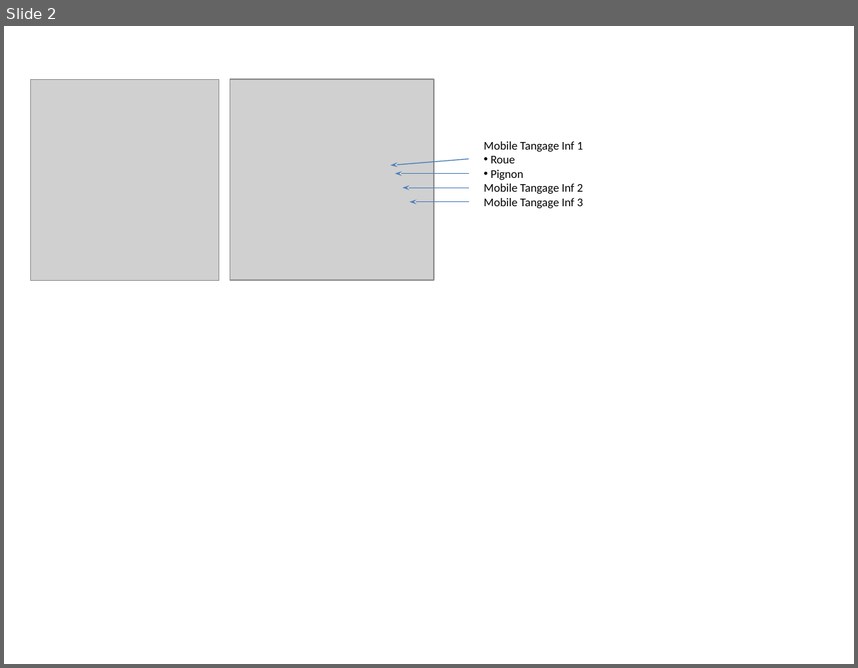
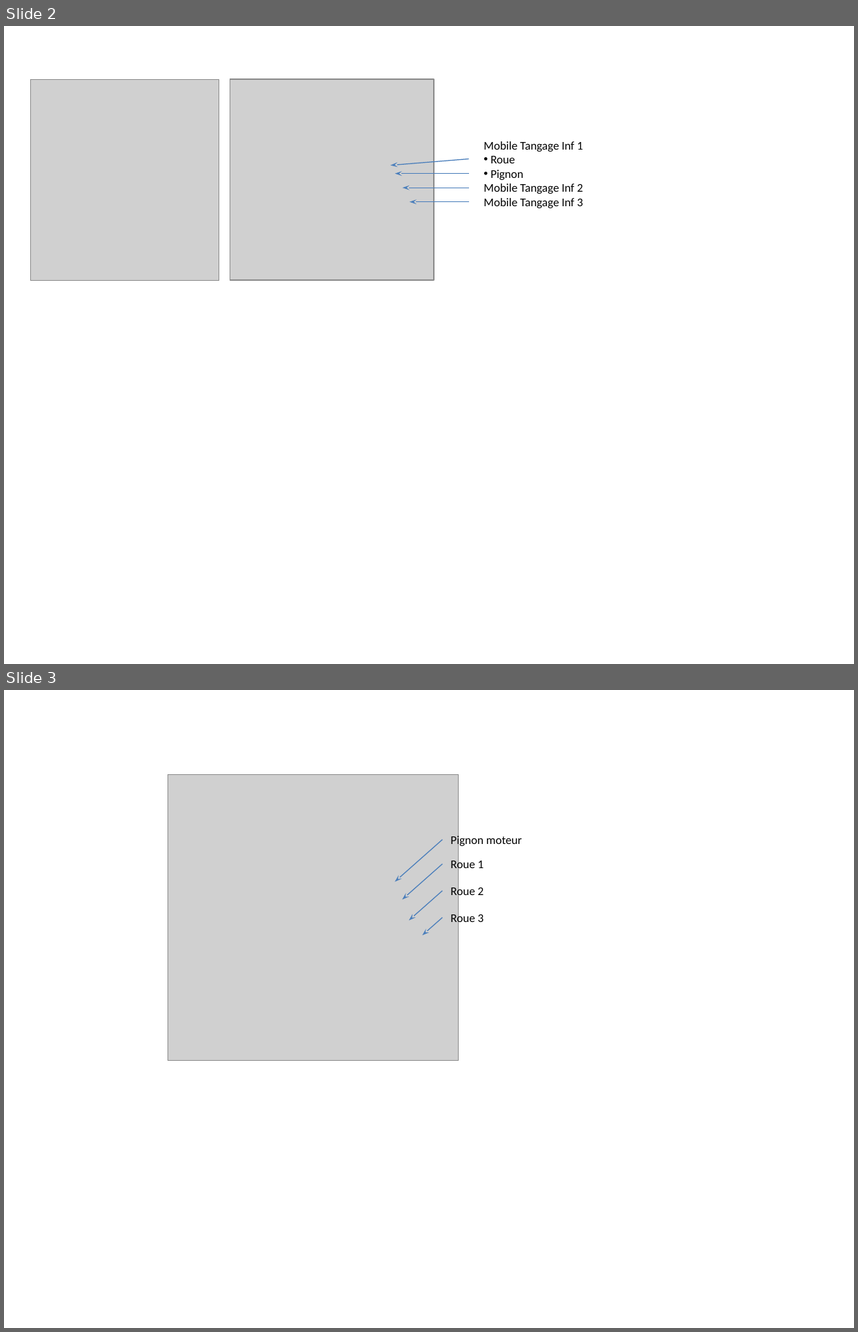
Before and after one commit to xpessoles/03_Etude_Cinematique_Systemes_Solides_Chaine_Energie_Analyser_Modeliser_Resoudre, a slide deck: 06_CinematiquePoint/Applications_02_TransmissionNAO/images/Figures.pptx. Shown one above the other, each under a label of ours: slide 2 before the commit, slides 2 and 3 after it. The pictures are 858x668 and 858x1332 pixels, drawn with LibreOffice and Linux fonts; fonts in the diff are those of the drawing; grey boxes stand for pictures. Boxes give left, top, right and bottom in pixels: in the first picture for what was removed or moved away, otherwise in the second. Text is boxed around its words. In the diff, an @@ line names an element or a change of style, - is before the commit and + after.

```diff
--- a/06_CinematiquePoint/Applications_02_TransmissionNAO/images/Figures.pptx
+++ b/06_CinematiquePoint/Applications_02_TransmissionNAO/images/Figures.pptx
@@ slide 3 added at [4, 690, 854, 1328], background #FFFFFF @@
@@ picture added at [168, 774, 459, 1060] @@
@@ text added at [450, 834, 522, 847], 10 pt, text #000000 @@
+Pignon moteur
@@ arrow added from (443, 840) to (395, 881), #4B7EBC 0.75 pt @@
@@ arrow added from (443, 863) to (403, 899), #4B7EBC 0.75 pt @@
@@ text added at [450, 858, 484, 871], 10 pt, text #000000 @@
+Roue 1
@@ arrow added from (443, 891) to (408, 920), #4B7EBC 0.75 pt @@
@@ text added at [450, 885, 484, 898], 10 pt, text #000000 @@
+Roue 2
@@ arrow added from (443, 917) to (422, 935), #4B7EBC 0.75 pt @@
@@ text added at [450, 912, 484, 925], 10 pt, text #000000 @@
+Roue 3
```
Also in this commit, not shown: 1 slide changed, 1 other slide added.
